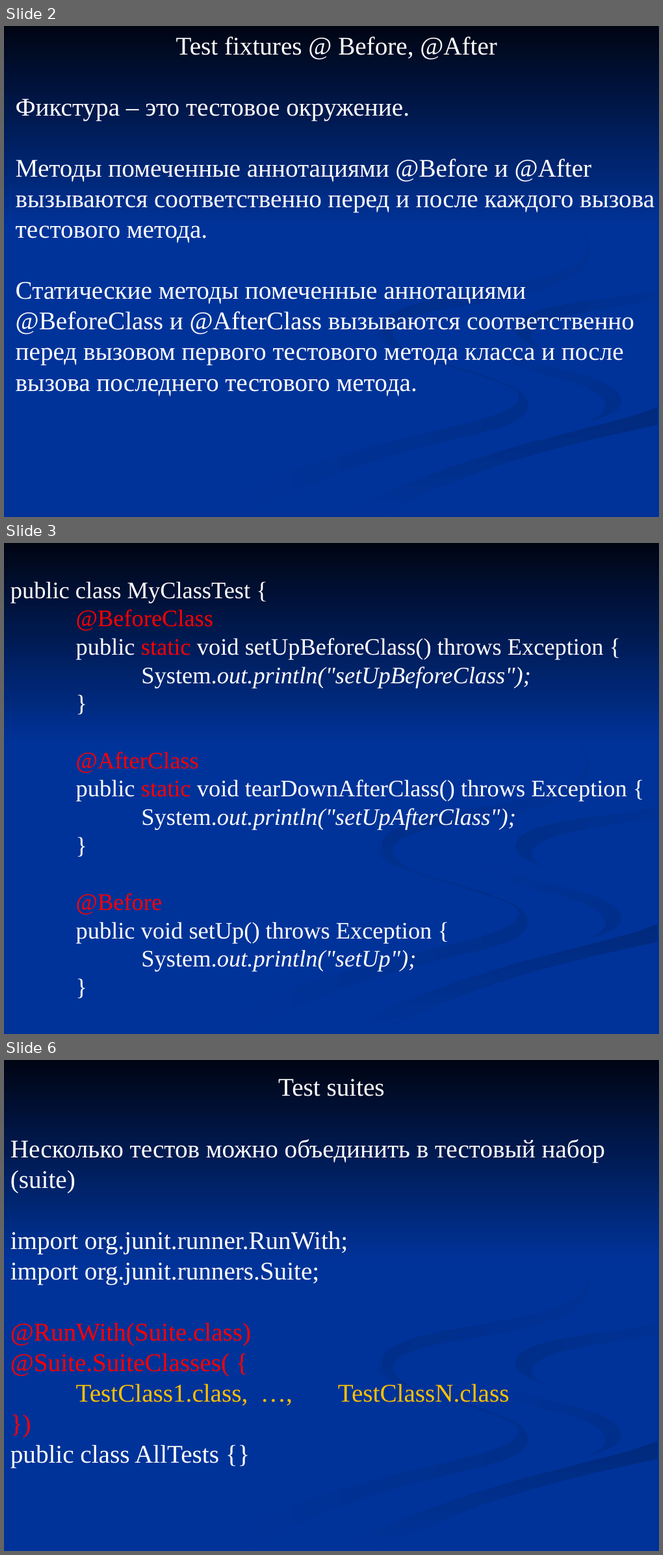
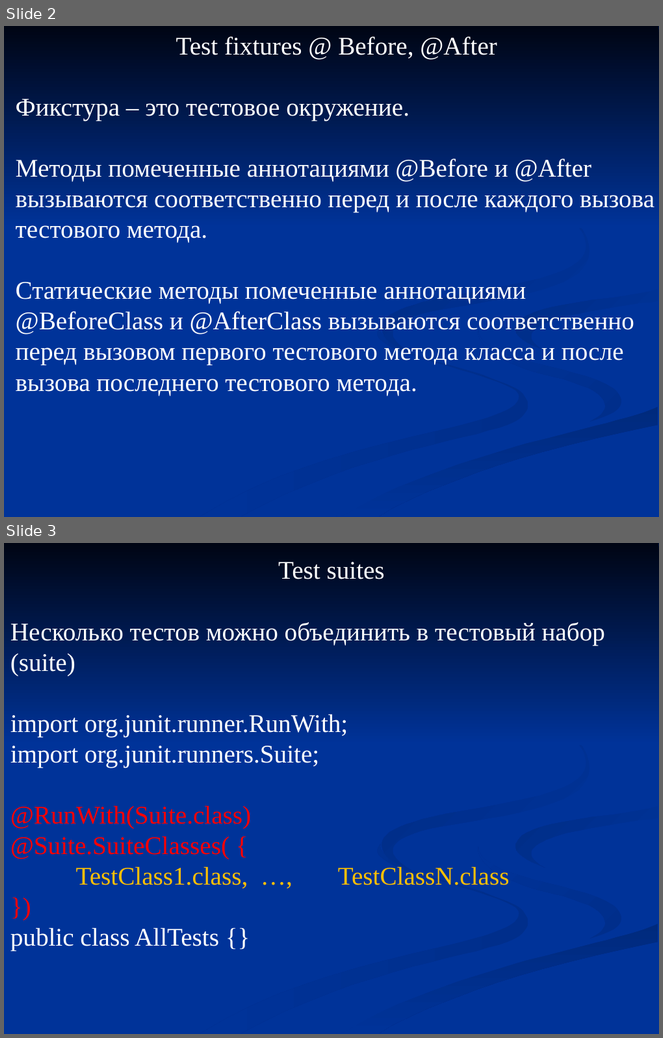
Before and after one commit to kostakoida/PrPrLab, a slide deck: PotomkinKostiantyn/06_junit.ppt. Shown one above the other, each under a label of ours: slides 2, 3 and 6 before the commit, slides 2 and 3 after it; the slides between them are not shown. The pictures are 663x1555 and 663x1038 pixels, drawn with LibreOffice and Linux fonts; fonts in the diff are those of the drawing. Boxes give left, top, right and bottom in pixels: in the first picture for what was removed or moved away, otherwise in the second. Text is boxed around its words. In the diff, an @@ line names an element or a change of style, - is before the commit and + after.

```diff
--- a/PotomkinKostiantyn/06_junit.ppt
+++ b/PotomkinKostiantyn/06_junit.ppt
@@ slide 3 removed at (x1=4, y1=543, x2=659, y2=1034), background #003399; not listed: 7 template elements that a slide beside it also shows @@
@@ text removed at (x1=10, y1=581, x2=627, y2=971) @@
-public class MyClassTest {
-@BeforeClass
-public static void setUpBeforeClass() throws Exception {
-System.out.println("setUpBeforeClass");
-}
-@AfterClass
-public static void tearDownAfterClass() throws Exception {
-System.out.println("setUpAfterClass");
-}
-@Before
-public void setUp() throws Exception {
-System.out.println("setUp");
-}
@@ what was slide 6 is now slide 3 @@
```
Also in this commit, not shown: 2 other slides removed, 1 other file.
